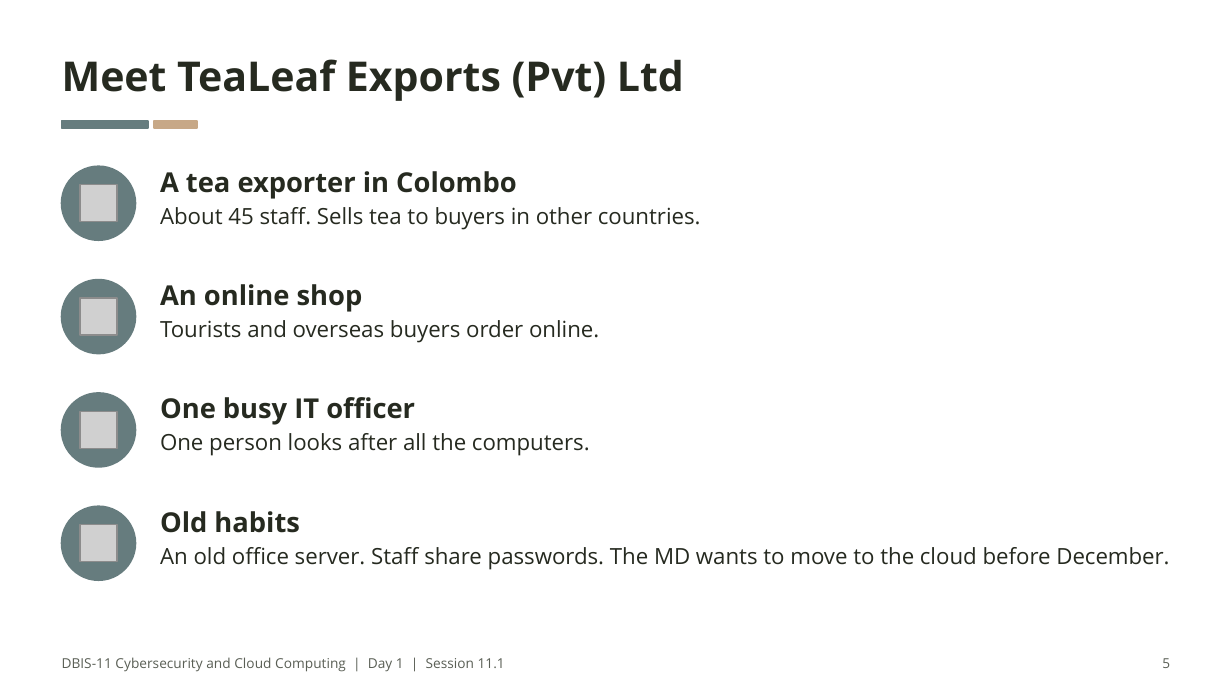
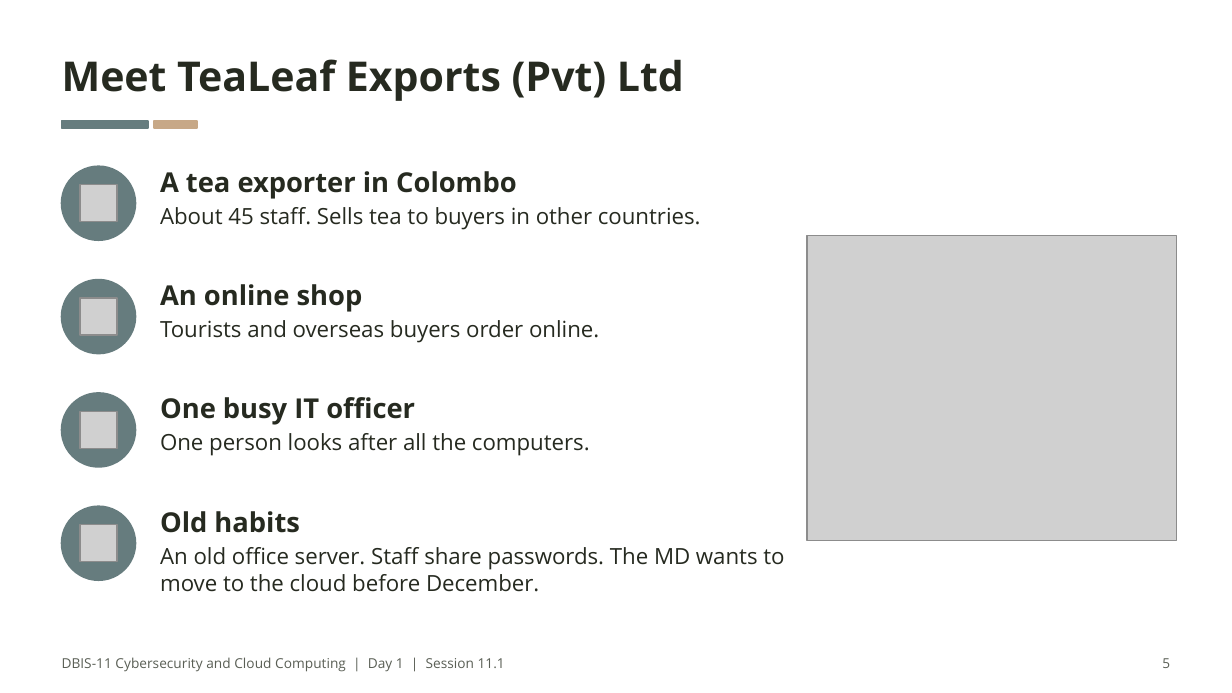
Before and after one commit to nirangadh/DBIS-Cybersecurity-and-Cloud-Computing, a slide deck: slide 5 of slides/11-01-why-security-matters.pptx. Drawn at 1232x693 pixels with LibreOffice and Linux fonts; fonts in the diff are those of the drawing; grey boxes stand for pictures. Boxes give left, top, right and bottom in pixels: in the first picture for what was removed or moved away, otherwise in the second. Text is boxed around its words. In the diff, an @@ line names an element or a change of style, - is before the commit and + after.

```diff
--- a/slides/11-01-why-security-matters.pptx
+++ b/slides/11-01-why-security-matters.pptx
@@ picture added at [807,235,1177,540] @@
@@ text "An old office server. Staff ..." rewrapped from [160,547,1169,570] to [160,547,784,592] @@
```
Also in this commit, not shown: 8 other slides changed, 28 other files.
